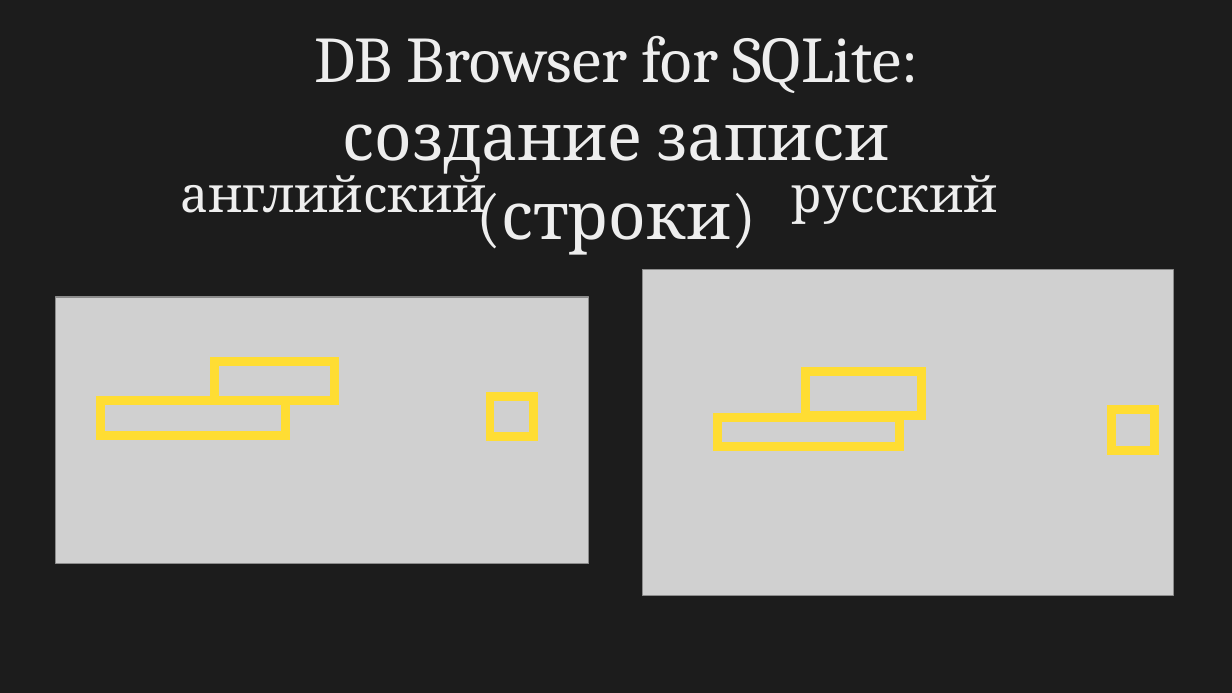
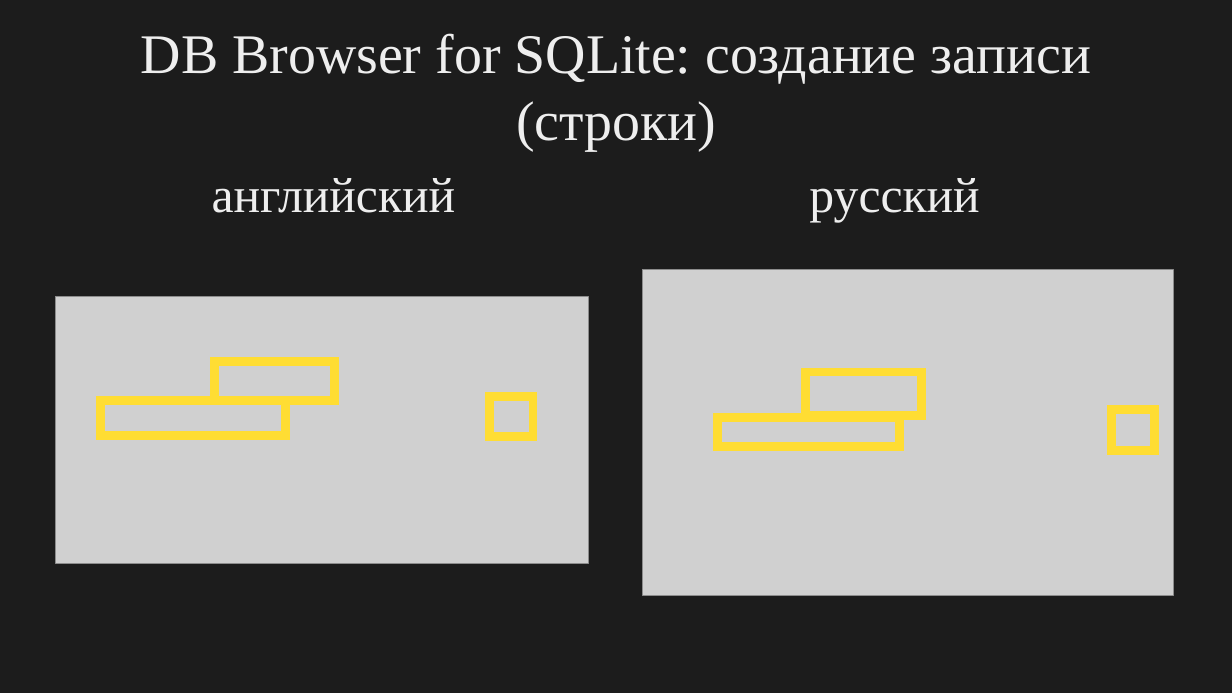
Before and after one commit to Evtish/sqlite-cpp-example, a slide deck: slide 6 of instructions.pptx. Drawn at 1232x693 pixels with LibreOffice and Linux fonts; fonts in the diff are those of the drawing; grey boxes stand for pictures. Boxes give left, top, right and bottom in pixels: in the first picture for what was removed or moved away, otherwise in the second. Text is boxed around its words. In the diff, an @@ line names an element or a change of style, - is before the commit and + after.

```diff
--- a/instructions.pptx
+++ b/instructions.pptx
@@ text at (x1=141, y1=33, x2=1092, y2=151): text changed; size 42 to 36 pt; font Cambria to Times New Roman @@
-DB Browser for SQLite:
-создание записи (строки)
+DB Browser for SQLite: создание записи (строки)
@@ title "русский" at (x1=809, y1=178, x2=979, y2=223): font Cambria to Times New Roman @@
@@ text "английский" at (x1=212, y1=178, x2=456, y2=213): font Cambria to Times New Roman @@
```
Also in this commit, not shown: 11 other slides changed.
